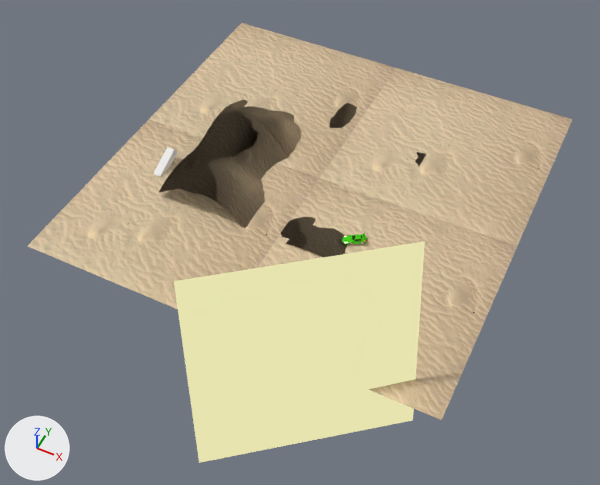
Renders of the Blender file Animation/04-Shots/sz-szene3.blend from each side of a commit.
One viewpoint serves both versions: a 50 mm lens placed at (19.7, -39.2, 41.7), pointed at (3.4, -6.5, 0.8). Arrows for +X, +Y and +Z are at lower left; the lights stay in place.
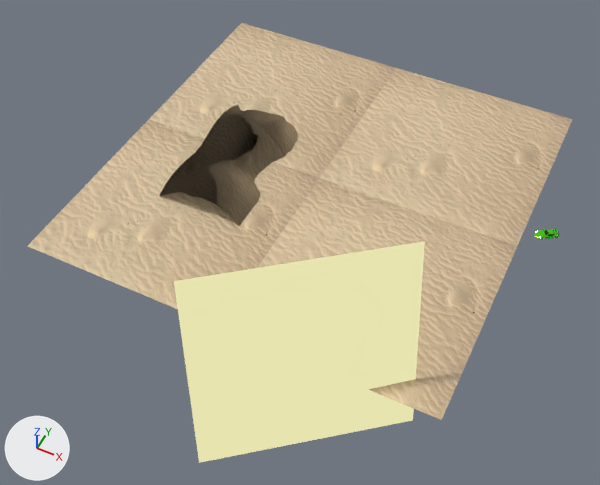
Edits to the scene script, one JSON object a line:
```json
{"op": "remove", "block": "ob_cube", "code": ["ob_cube = bpy.data.objects.new('Cube', me_cube)", "ob_cube.location = (-8.86, -3.76, 0.55)", "ob_cube.rotation_euler = (-0.0216, 0.48, -1.617)  # degrees (-1.2, 28, -93)", "ob_cube.scale = (1.12, 0.298, 0.304)"]}
{"op": "set", "path": "ob_plane_001.location", "old": "(-0.03, 1.07, -0.1)", "new": "(-0.03, 1.07, -0.42)"}
{"op": "set", "path": "ob_cylinder_001.location", "old": "(6.15, -4.49, 0.43)", "new": "(17.47, 1.77, 0.34)"}
{"op": "set", "path": "ob_cylinder_001.rotation_euler", "old": "(1.571, 0.0, -13.6)", "new": "(1.571, 0.0, -13.58)", "note": "degrees (90, 0, 301) -> degrees (90, 0, 302)"}
{"op": "set", "path": "ob_cylinder.location", "old": "(6.15, -4.49, 0.43)", "new": "(17.47, 1.77, 0.34)"}
{"op": "set", "path": "ob_cylinder.rotation_euler", "old": "(0.0, 0.0, -13.6)", "new": "(0.0, 0.0, -13.58)", "note": "degrees (0, 0, 301) -> degrees (0, 0, 302)"}
```

Location of each change, (x1, y1, x2, y2) in pixels of the pictures (600 x 485 px):
```json
{"object": "Plane.001", "change": "moved", "before": [159, 99, 426, 257], "after": [159, 105, 342, 226]}
{"object": "Cylinder", "change": "moved, turned", "before": [342, 233, 368, 245], "after": [534, 228, 559, 240]}
{"object": "Cube", "change": "deleted", "before": [153, 147, 177, 177]}
```
